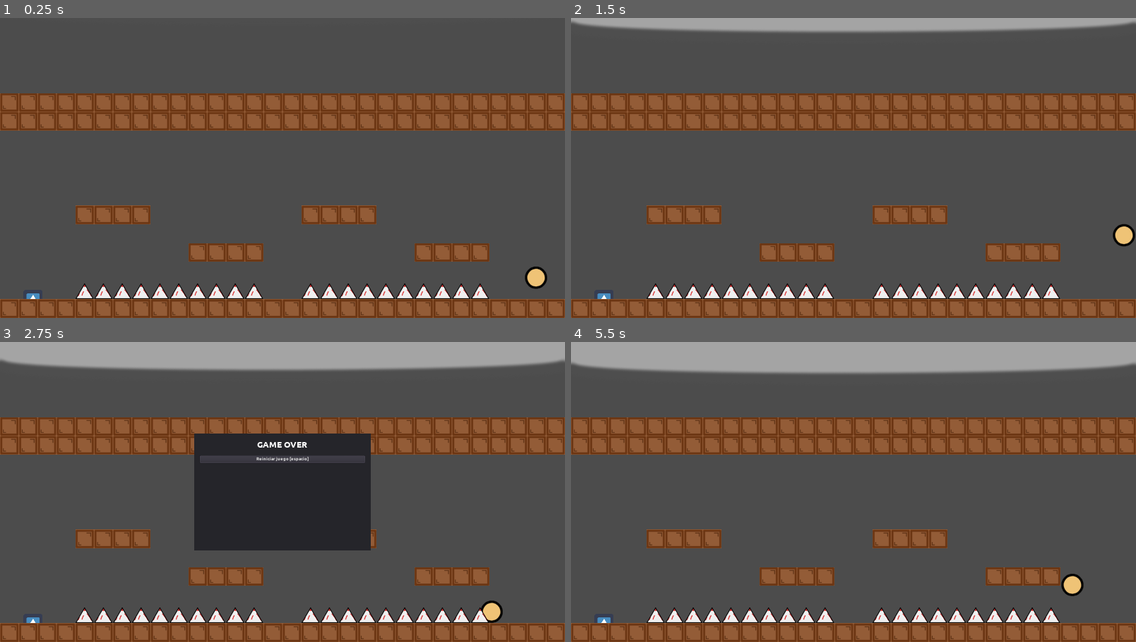
Above: before the commit, frames 1-4 (two rows, left to right).
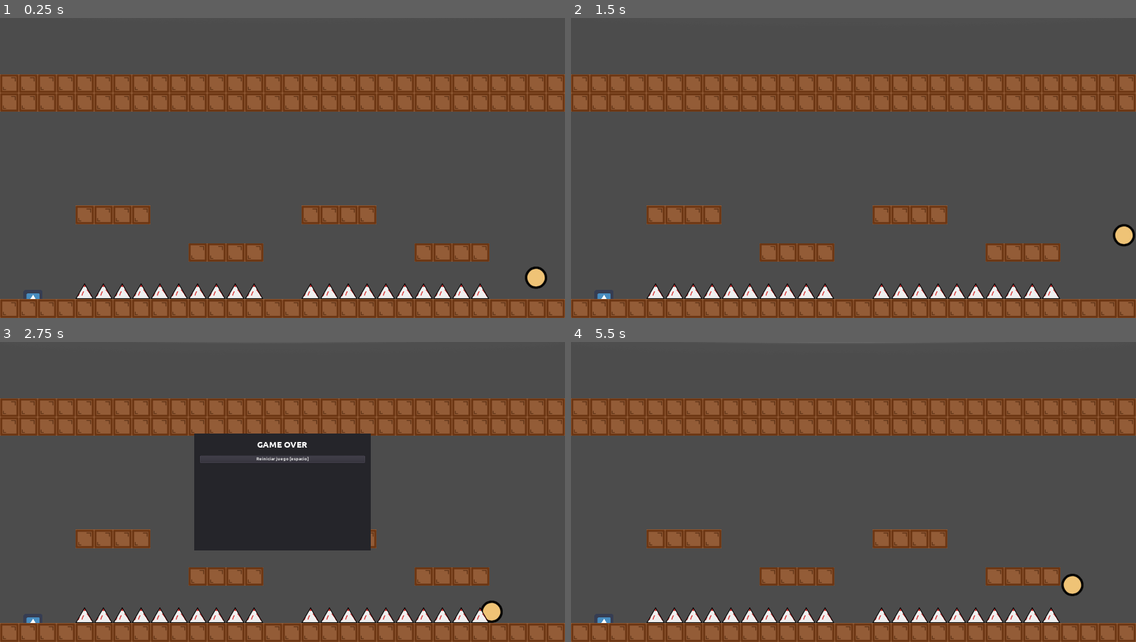
Above: after the commit, the same moments.

Repository: moisesjbc/a-la-cama
Game: Godot game, scene res://gameplay/main/main.tscn
Same seed, same stepped clock (60 frames per second), same inputs: the game is played once before the commit and once after it. The engine's default icon, where the game draws it, is replaced by a stand-in: a white triangle on a blue panel in a dark square.
Inputs:
- Up to frame 1 (0.25 s): no input
- Up to frame 2 (1.5 s): tap Enter at 0.5 s; hold D (ui_right) from 0.53 s (still down); tap Space at 0.77 s
- Up to frame 3 (2.75 s): tap Space at 1.52 s; release D (ui_right) at 2.03 s; hold A (ui_left) from 2.03 s (still down)
- Up to frame 4 (5.5 s): release A (ui_left) at 2.75 s; click "Reiniciar juego [espacio]" at 2.75 s; tap Space at 3.5, 3.77, 4.52, 5.27 s; hold D (ui_right) 3.53-5.03 s; hold A (ui_left) from 5.03 s (still down)

The runs differ from the first frame. In frame 1, 13% of the frame differs, in the area x 0-100%, y 18-38%; in frame 2, 17%; in frame 3, 20%; in frame 4, 23%, in the area x 0-100%, y 0-38%.

Commit message:
Adjust level height

Diff:
--- a/godot-project/gameplay/level/level.tscn
+++ b/godot-project/gameplay/level/level.tscn
@@ -12,7 +12,7 @@
 script = ExtResource( 3 )
 
 [node name="roof" parent="." instance=ExtResource( 1 )]
-tile_data = PoolIntArray( 262144, 0, 0, 262145, 0, 0, 262146, 0, 0, 262147, 0, 0, 262148, 0, 0, 262149, 0, 0, 262150, 0, 0, 262151, 0, 0, 262152, 0, 0, 262153, 0, 0, 262154, 0, 0, 262155, 0, 0, 262156, 0, 0, 262157, 0, 0, 262158, 0, 0, 262159, 0, 0, 262160, 0, 0, 262161, 0, 0, 262162, 0, 0, 262163, 0, 0, 262164, 0, 0, 262165, 0, 0, 262166, 0, 0, 262167, 0, 0, 262168, 0, 0, 262169, 0, 0, 262170, 0, 0, 262171, 0, 0, 262172, 0, 0, 262173, 0, 0, 327680, 0, 0, 327681, 0, 0, 327682, 0, 0, 327683, 0, 0, 327684, 0, 0, 327685, 0, 0, 327686, 0, 0, 327687, 0, 0, 327688, 0, 0, 327689, 0, 0, 327690, 0, 0, 327691, 0, 0, 327692, 0, 0, 327693, 0, 0, 327694, 0, 0, 327695, 0, 0, 327696, 0, 0, 327697, 0, 0, 327698, 0, 0, 327699, 0, 0, 327700, 0, 0, 327701, 0, 0, 327702, 0, 0, 327703, 0, 0, 327704, 0, 0, 327705, 0, 0, 327706, 0, 0, 327707, 0, 0, 327708, 0, 0, 327709, 0, 0 )
+tile_data = PoolIntArray( 196608, 0, 0, 196609, 0, 0, 196610, 0, 0, 196611, 0, 0, 196612, 0, 0, 196613, 0, 0, 196614, 0, 0, 196615, 0, 0, 196616, 0, 0, 196617, 0, 0, 196618, 0, 0, 196619, 0, 0, 196620, 0, 0, 196621, 0, 0, 196622, 0, 0, 196623, 0, 0, 196624, 0, 0, 196625, 0, 0, 196626, 0, 0, 196627, 0, 0, 196628, 0, 0, 196629, 0, 0, 196630, 0, 0, 196631, 0, 0, 196632, 0, 0, 196633, 0, 0, 196634, 0, 0, 196635, 0, 0, 196636, 0, 0, 196637, 0, 0, 262144, 0, 0, 262145, 0, 0, 262146, 0, 0, 262147, 0, 0, 262148, 0, 0, 262149, 0, 0, 262150, 0, 0, 262151, 0, 0, 262152, 0, 0, 262153, 0, 0, 262154, 0, 0, 262155, 0, 0, 262156, 0, 0, 262157, 0, 0, 262158, 0, 0, 262159, 0, 0, 262160, 0, 0, 262161, 0, 0, 262162, 0, 0, 262163, 0, 0, 262164, 0, 0, 262165, 0, 0, 262166, 0, 0, 262167, 0, 0, 262168, 0, 0, 262169, 0, 0, 262170, 0, 0, 262171, 0, 0, 262172, 0, 0, 262173, 0, 0 )
 
 [node name="fixed_elements" type="Node2D" parent="."]
 position = Vector2( 968, 960 )
--- a/godot-project/gameplay/levels/levels.tscn
+++ b/godot-project/gameplay/levels/levels.tscn
@@ -9,7 +9,7 @@
 [node name="0" parent="." instance=ExtResource( 1 )]
 
 [node name="1" parent="." instance=ExtResource( 1 )]
-position = Vector2( 0, 704 )
+position = Vector2( 0, 768 )
 
 [node name="2" parent="." instance=ExtResource( 1 )]
-position = Vector2( 0, 1408 )
+position = Vector2( 0, 1536 )
--- a/godot-project/gameplay/moon/moon.gd
+++ b/godot-project/gameplay/moon/moon.gd
@@ -1,6 +1,6 @@
 extends KinematicBody2D
 
-export var SPEED: int = 50
+export var SPEED: int = 10
 export var MAX_SPEED: int = 500
 var velocity: Vector2 = Vector2(0, SPEED)
 
